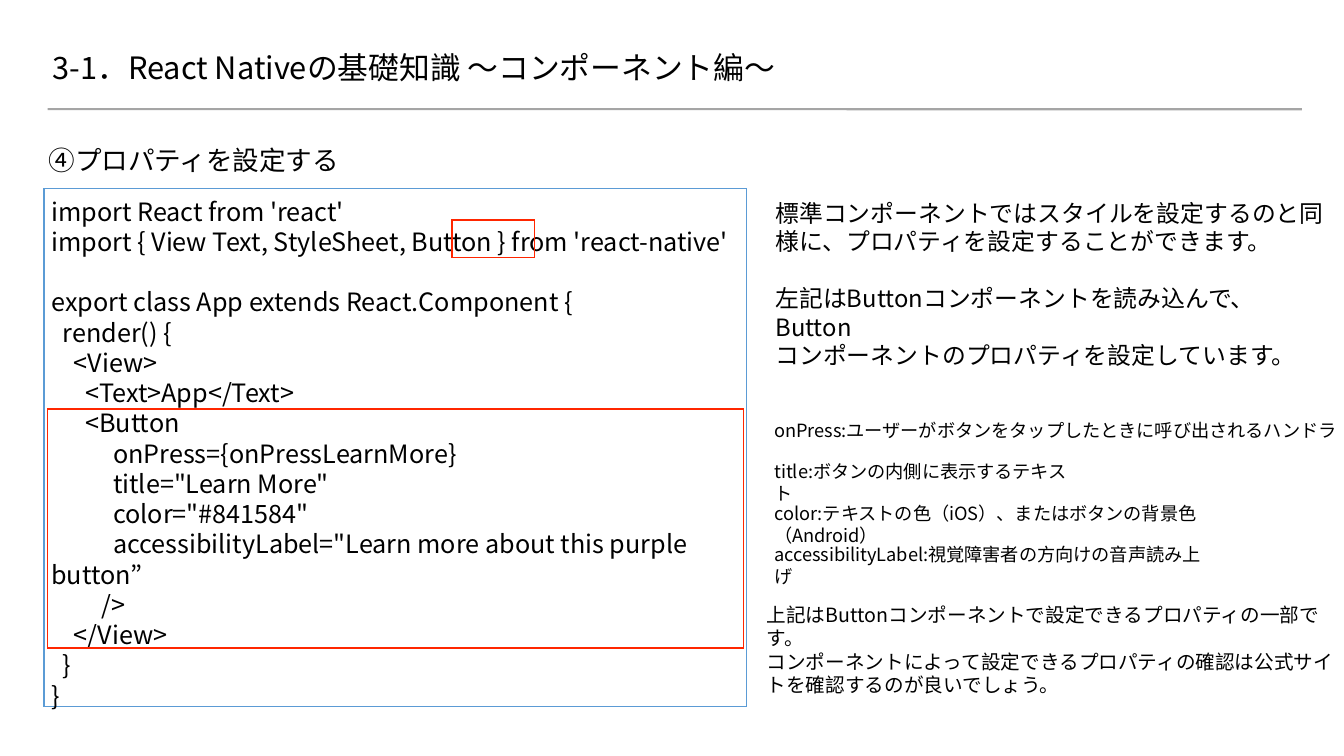
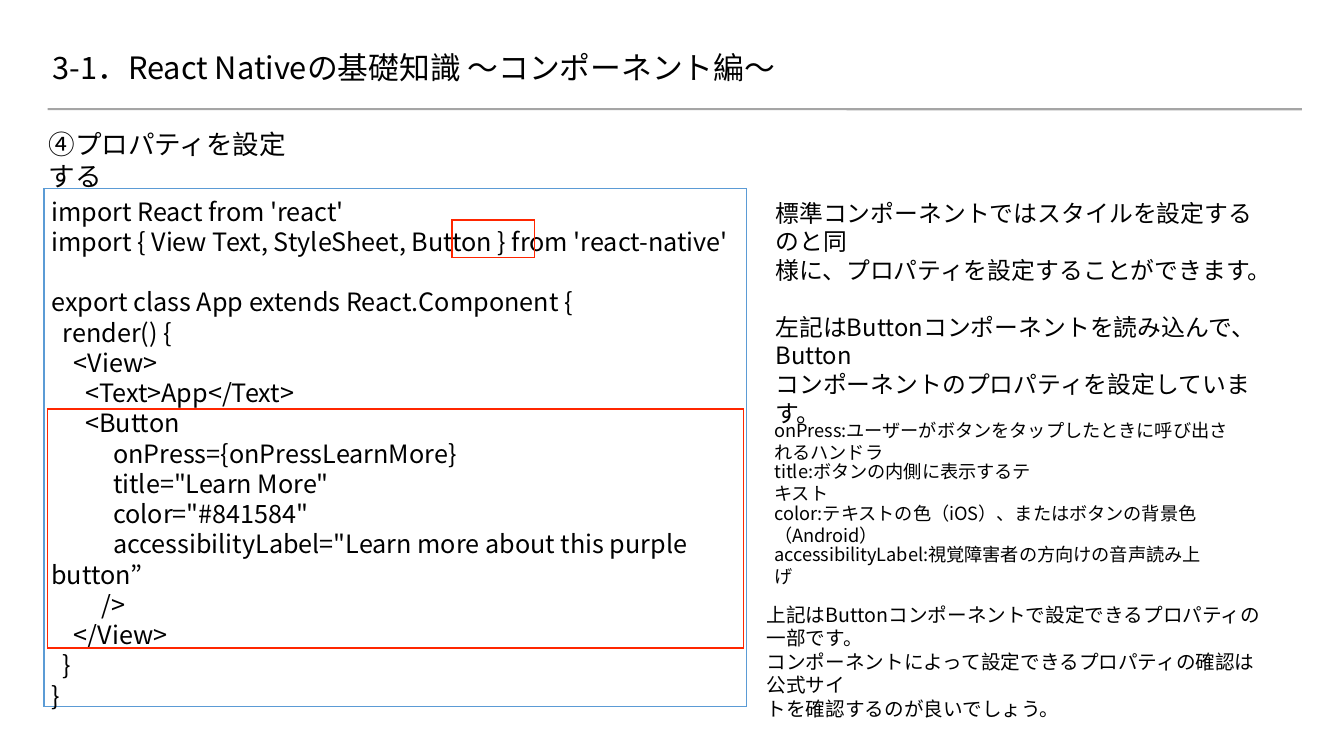
Before and after one commit to 2018SYSTEMI34/diary, a slide deck: slide 5 of doc/02_SlideShare/01.ネタ/３_ReactNative基礎知識/react-native.pptx. Drawn at 1344x756 pixels with LibreOffice and Linux fonts; fonts in the diff are those of the drawing; background and template pictures are left out. Boxes give left, top, right and bottom in pixels: in the first picture for what was removed or moved away, otherwise in the second. Text is boxed around its words. In the diff, an @@ line names an element or a change of style, - is before the commit and + after.

Commit message:
Windowsでのずれを修正する。

```diff
--- a/doc/02_SlideShare/01.ネタ/３_ReactNative基礎知識/react-native.pptx
+++ b/doc/02_SlideShare/01.ネタ/３_ReactNative基礎知識/react-native.pptx
@@ text "④プロパティを設定する" rewrapped from bbox=[49, 147, 339, 173] to bbox=[43, 138, 297, 181] @@
@@ text "標準コンポーネントではスタイルを設定するのと同" rewrapped from bbox=[775, 201, 1323, 366] to bbox=[775, 201, 1271, 427] @@
@@ text "onPress:ユーザーがボタンをタップしたときに呼び出されるハンドラ" rewrapped from bbox=[774, 421, 1336, 439] to bbox=[774, 418, 1227, 464] @@
@@ text "title:ボタンの内側に表示するテキスト" rewrapped from bbox=[774, 462, 1067, 480] to bbox=[774, 459, 1031, 501] @@
@@ text "上記はButtonコンポーネントで設定できるプロパティの一部です。" rewrapped from bbox=[767, 605, 1333, 694] to bbox=[767, 605, 1260, 718] @@
```
Also in this commit, not shown: 14 other slides changed, 1 slide removed.
